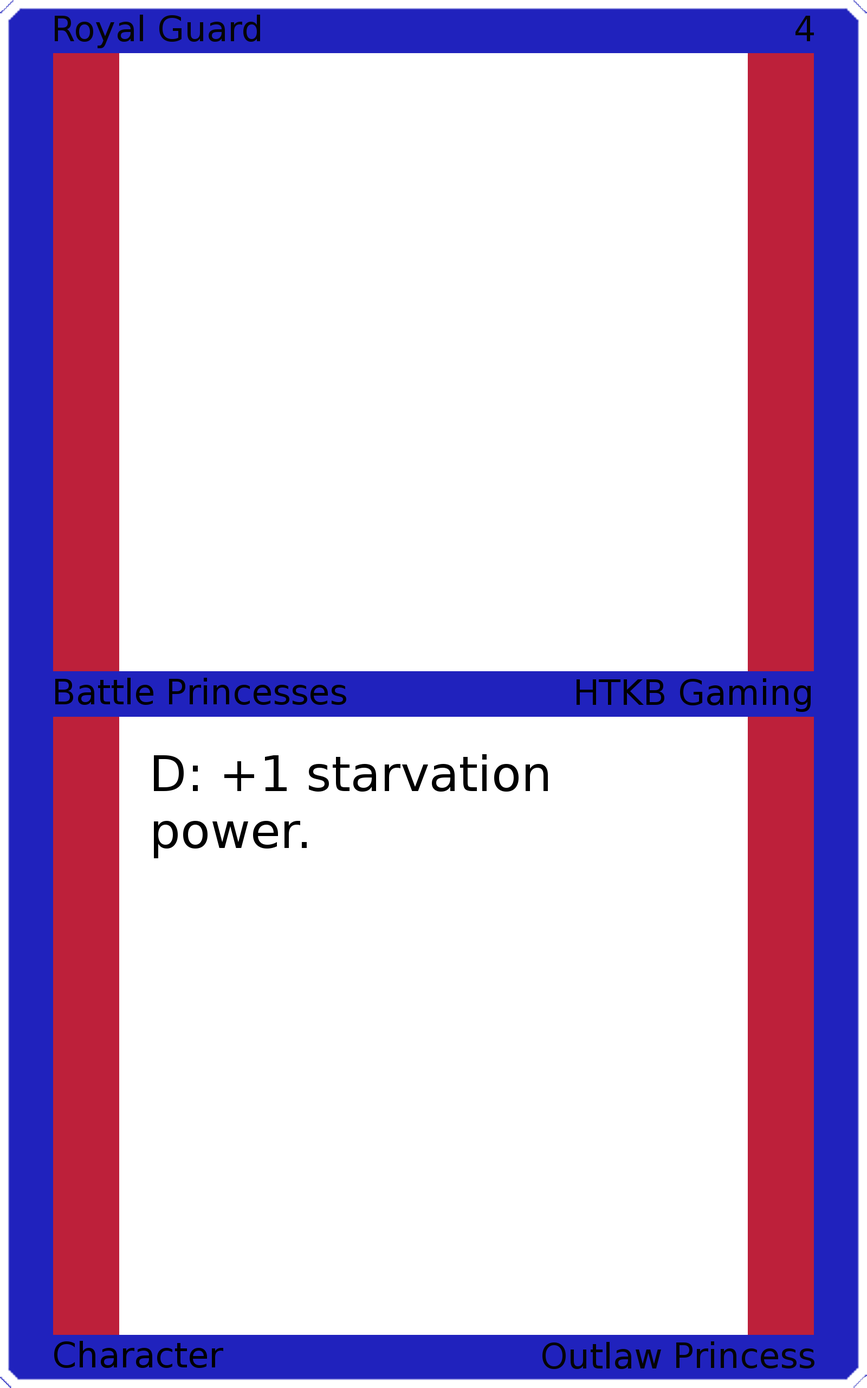
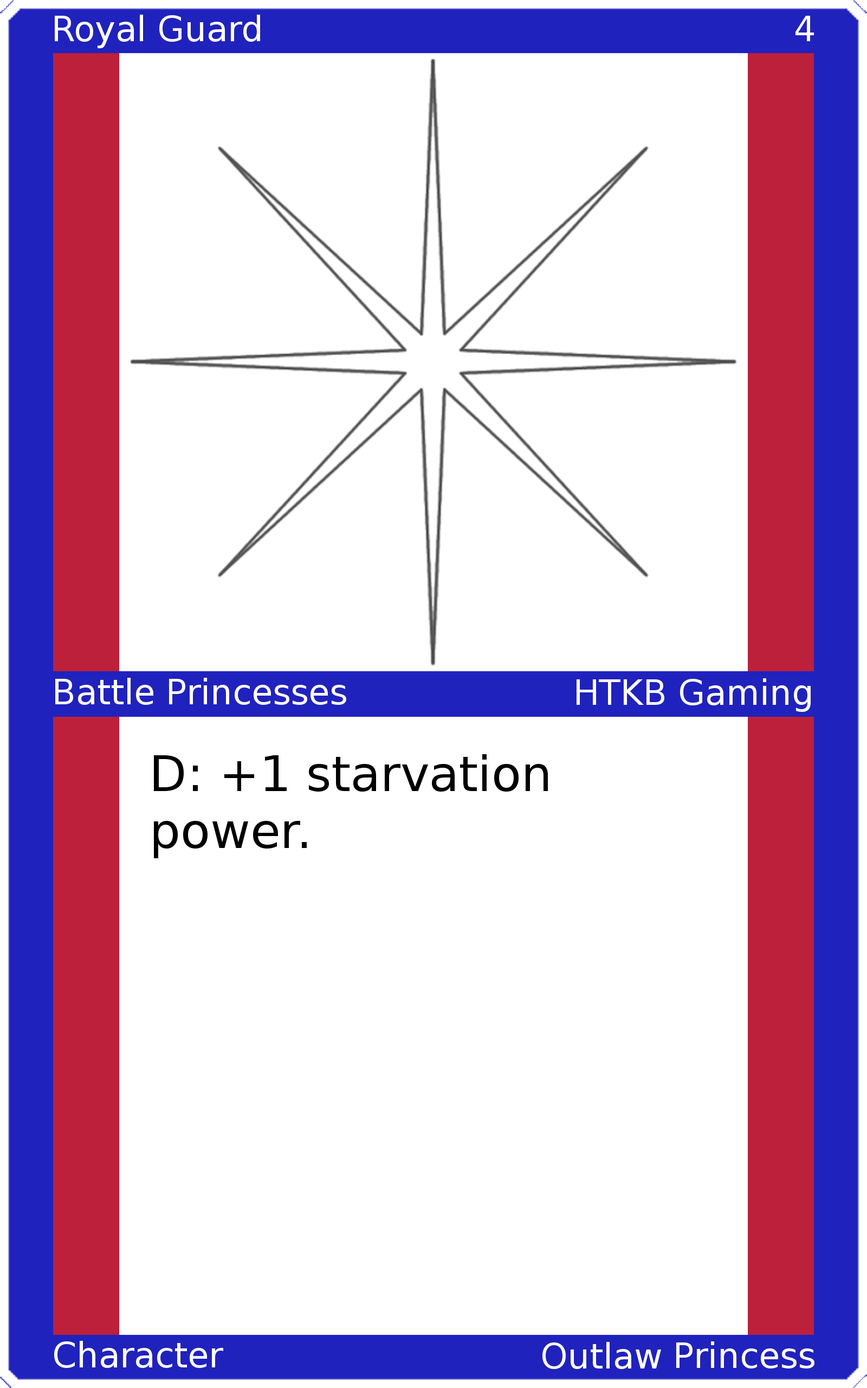
Revision of a layered 867×1388 image; what changed, layer by layer:
painted on "Upper Left" over [54, 14, 261, 49]
painted on "Upper Right" over [795, 15, 815, 42]
painted on "Mid Left" over [55, 677, 347, 705]
painted on "Mid Right" over [576, 678, 811, 712]
painted on "Bottom Left" over [54, 1340, 224, 1368]
painted on "Bottom Right" over [542, 1340, 815, 1369]
added layer "Art" above "Top Background" over [129, 57, 738, 666]
